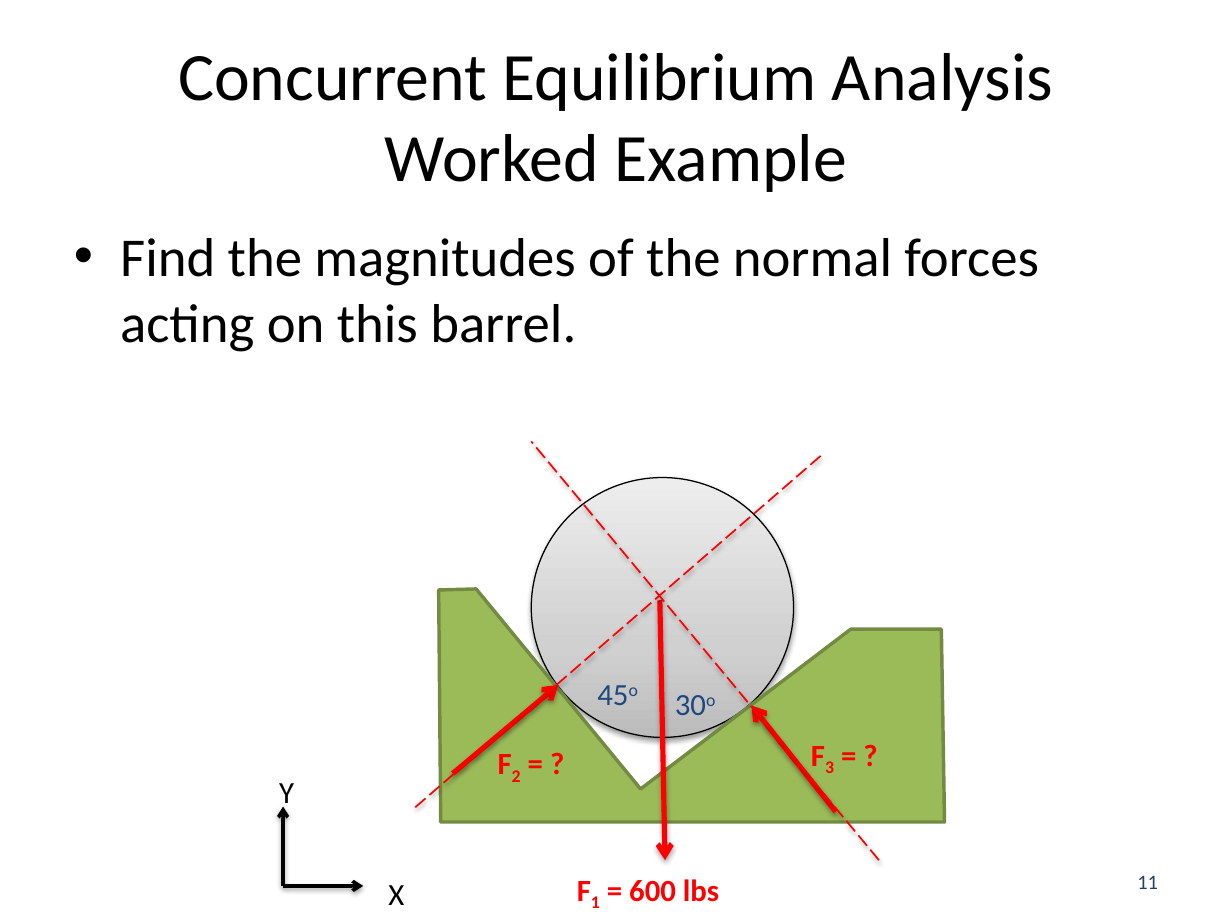
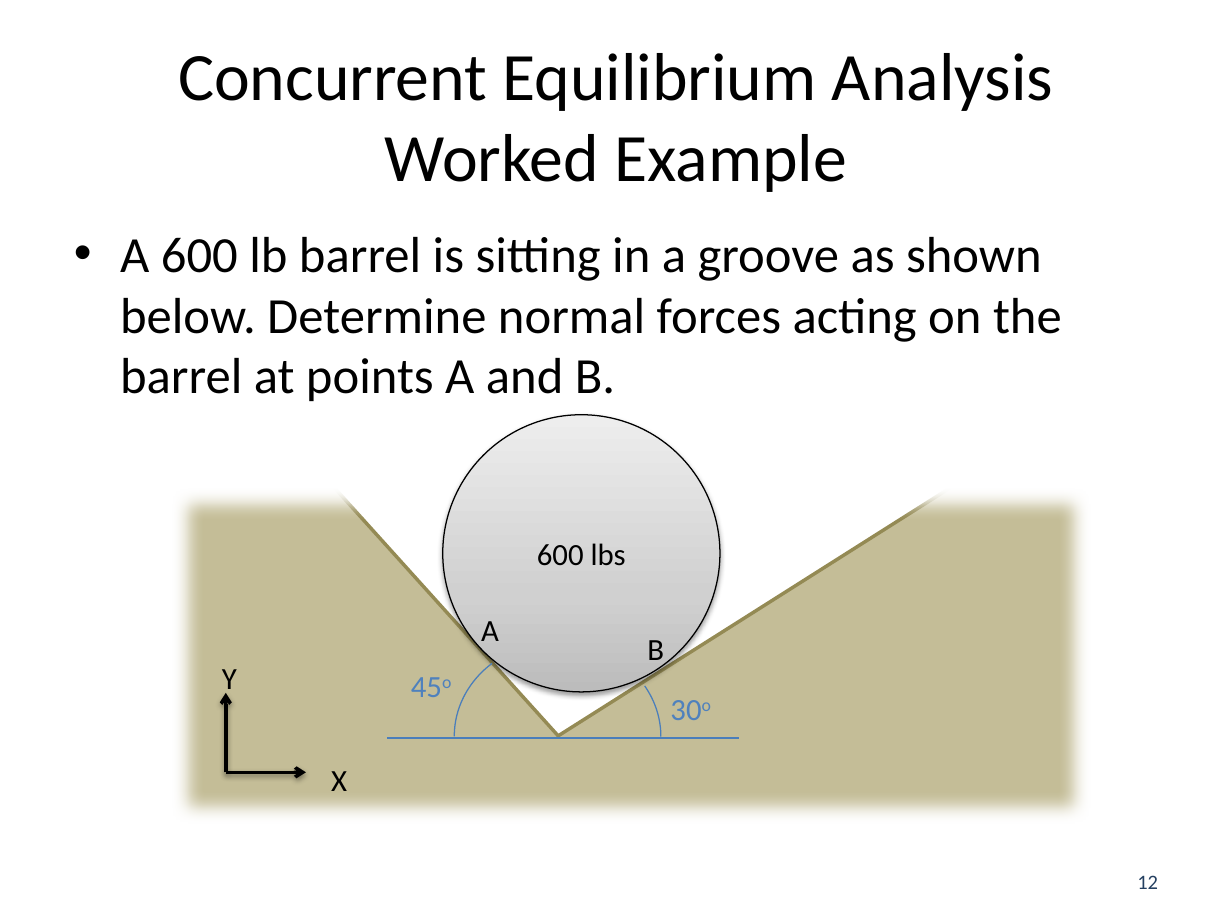
Before and after one commit to JacobMoore/mechanics_textbook, a slide deck: slide 12 of Lecture Slides/VideoLectureSlides/2.5.pptx (slide 11 before the commit). Drawn at 1232x924 pixels with LibreOffice and Linux fonts; fonts in the diff are those of the drawing. Boxes give left, top, right and bottom in pixels: in the first picture for what was removed or moved away, otherwise in the second. Text is boxed around its words. In the diff, an @@ line names an element or a change of style, - is before the commit and + after.

Commit message:
Added Worked Problems and error fixes

```diff
--- a/Lecture Slides/VideoLectureSlides/2.5.pptx
+++ b/Lecture Slides/VideoLectureSlides/2.5.pptx
@@ text at box(120, 237, 1062, 401): text changed; size 32 to 29.6 pt @@
-• Find the magnitudes of the normal forces acting on this barrel.
+• A 600 lb barrel is sitting in a groove as shown below. Determine normal forces acting on the barrel at points A and B.
@@ frame added at box(62, 378, 1201, 924), fill #FFFFFF @@
@@ ellipse added at box(442, 415, 719, 692), fill gradient #BDBDBD to #D1D1D1 to #EEEEEE, outline #000000 0.75 pt, 18 pt, text #000000 @@
+600 lbs
@@ freeform shape added at box(108, 462, 1125, 886), fill #C4BD97, outline #948A54 2 pt @@
@@ text added at box(481, 621, 499, 649), 18 pt, text #000000 @@
+A
@@ arc (boxed as its full ellipse) added at box(455, 642, 660, 830), outline #4B7EBC 0.75 pt @@
@@ arc (boxed as its full ellipse) added at box(456, 643, 662, 832), outline #4B7EBC 0.75 pt @@
@@ text added at box(647, 640, 664, 668), 18 pt, text #000000 @@
+B
@@ text "45o" at box(399, 660, 467, 710): text colour #1F497D to #4F81BD @@
@@ text "45o": place and size @@
-text "45o" at box(585, 669, 696, 718)
+text "45o" at box(399, 660, 467, 710)
@@ text "30o" at box(658, 684, 726, 733): text colour #1F497D to #4F81BD @@
@@ 2 arrows, 1 text: place and size @@
-2 arrows, 1 text at box(279, 783, 363, 886)
+2 arrows, 1 text at box(222, 669, 306, 772)
@@ line added from (388, 738) to (739, 738), #4B7EBC 0.75 pt @@
@@ group removed at box(413, 441, 945, 902): 3 arrows, 3 texts, 2 lines, 1 ellipse, 1 freeform shape @@
-F1 = 600 lbs
-F2 = ?
-F3 = ?
@@ text "X": place and size @@
-text "X" at box(388, 885, 404, 905)
+text "X" at box(331, 771, 347, 791)
@@ page number at box(1137, 875, 1158, 889): text changed @@
-11
+12
```
Also in this commit, not shown: 6 other slides changed, 1 slide added, 37 other files.
